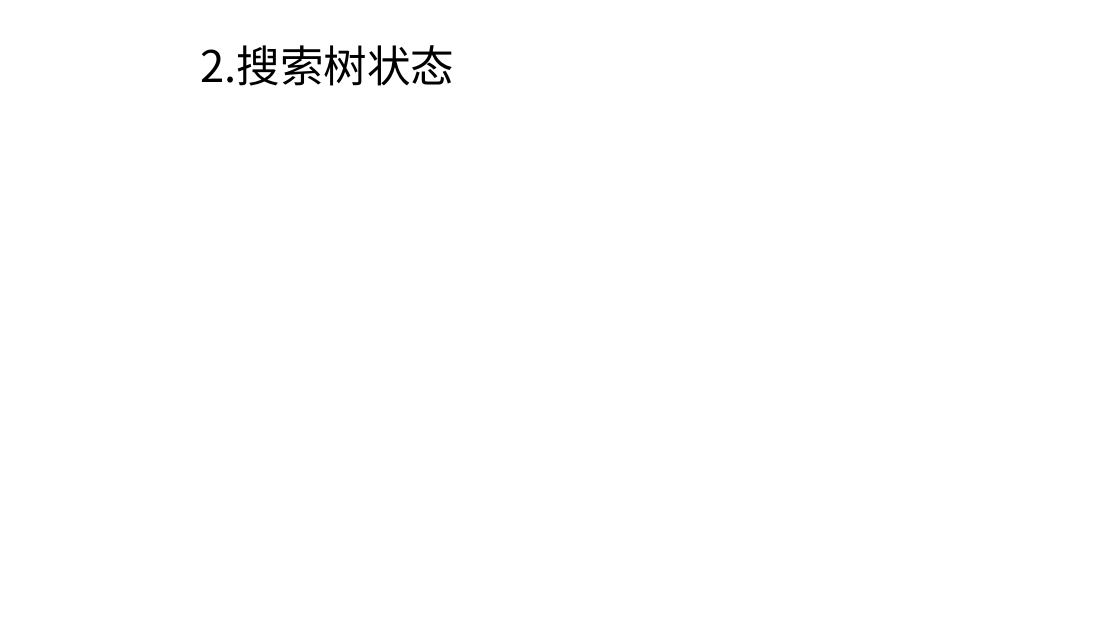
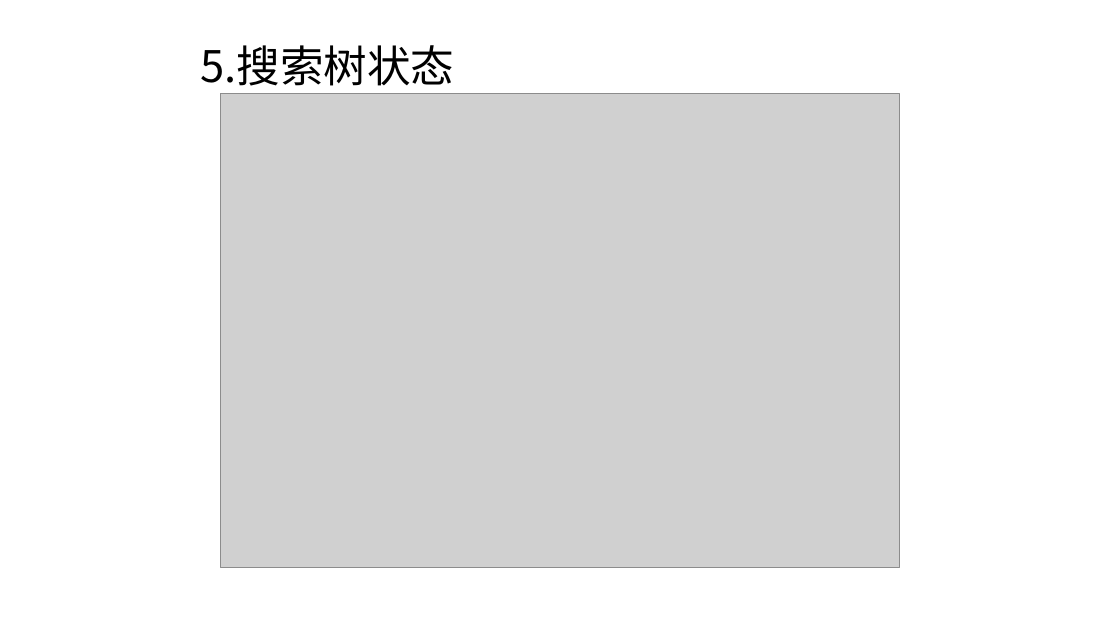
Before and after one commit to Anchovy0901/introduction-to-AI, a slide deck: slide 7 of 小组作业/doc/人工智能_G3_Astar算法讲解.pptx. Drawn at 1120x630 pixels with LibreOffice and Linux fonts; fonts in the diff are those of the drawing; grey boxes stand for pictures; background and template pictures are left out. Boxes give left, top, right and bottom in pixels: in the first picture for what was removed or moved away, otherwise in the second. Text is boxed around its words. In the diff, an @@ line names an element or a change of style, - is before the commit and + after.

```diff
--- a/小组作业/doc/人工智能_G3_Astar算法讲解.pptx
+++ b/小组作业/doc/人工智能_G3_Astar算法讲解.pptx
@@ title at [201,45,455,86]: text changed @@
-2.搜索树状态
+5.搜索树状态
@@ picture added at [221,94,899,568] @@
```
Also in this commit, not shown: 6 other slides changed, 1 slide added, 1 slide removed.
